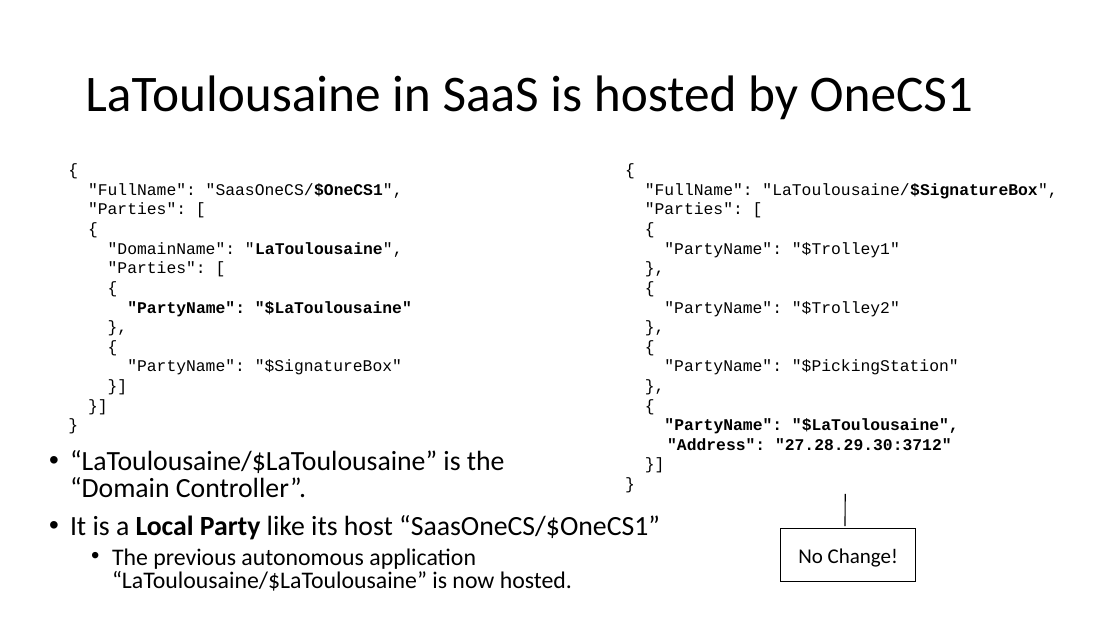
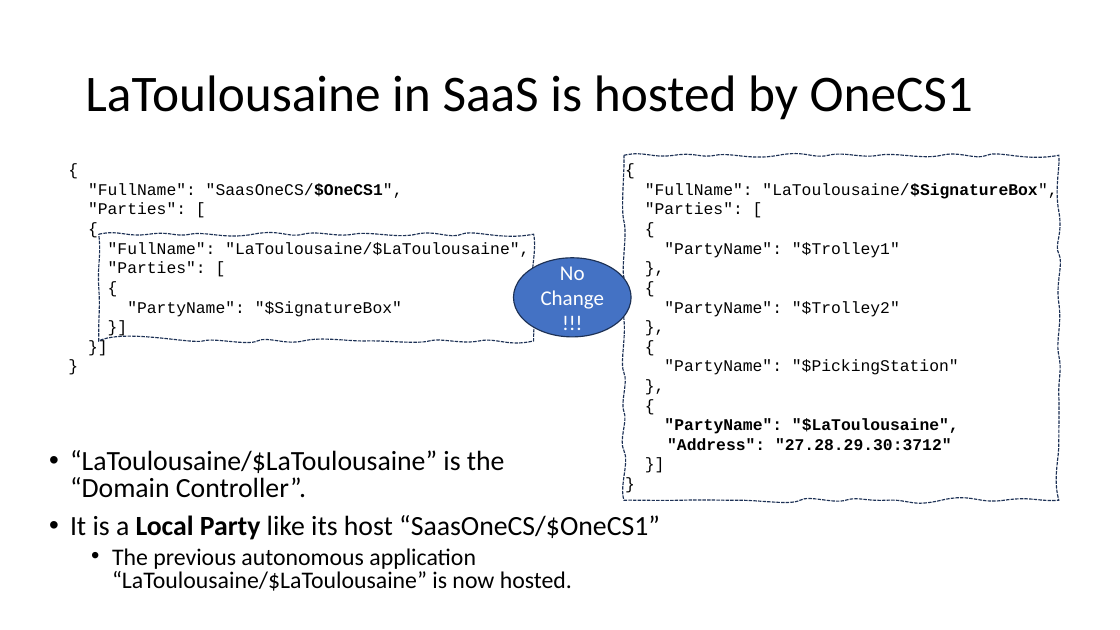
Before and after one commit to signature-opensource/CK-AppIdentity-Transport, a slide deck: slide 14 of Doc/CK-AppIdentity.pptx. Drawn at 1120x630 pixels with LibreOffice and Linux fonts; fonts in the diff are those of the drawing. Boxes give left, top, right and bottom in pixels: in the first picture for what was removed or moved away, otherwise in the second. Text is boxed around its words. In the diff, an @@ line names an element or a change of style, - is before the commit and + after.

```diff
--- a/Doc/CK-AppIdentity.pptx
+++ b/Doc/CK-AppIdentity.pptx
@@ freeform shape added at [624,155,1060,501], outline #1E3256 1 pt dashed @@
@@ freeform shape added at [99,234,534,341], outline #1E3256 1 pt dashed @@
@@ text at [108,242,529,257]: text changed @@
-"DomainName": "LaToulousaine",
+"FullName": "LaToulousaine/$LaToulousaine",
@@ ellipse "No Change!!!": place and size @@
-ellipse "No Change!!!" at [781,528,916,581]
+ellipse "No Change!!!" at [513,258,631,337]
@@ ellipse "No Change!!!" at [513,258,631,337]: border callout to ellipse; fill #FFFFFF to #4472C4; outline #000000 1 pt to #1E3256 1 pt @@
@@ text in ellipse at [541,266,604,309]: text changed; text colour #000000 to #FFFFFF @@
-No Change!
+No Change!!!
@@ text at [127,301,412,317]: paragraphs removed @@
-{
-"PartyName": "$LaToulousaine"
-},
```
Also in this commit, not shown: 5 other slides changed, 2 slides added, 1 slide removed, 5 other files.
